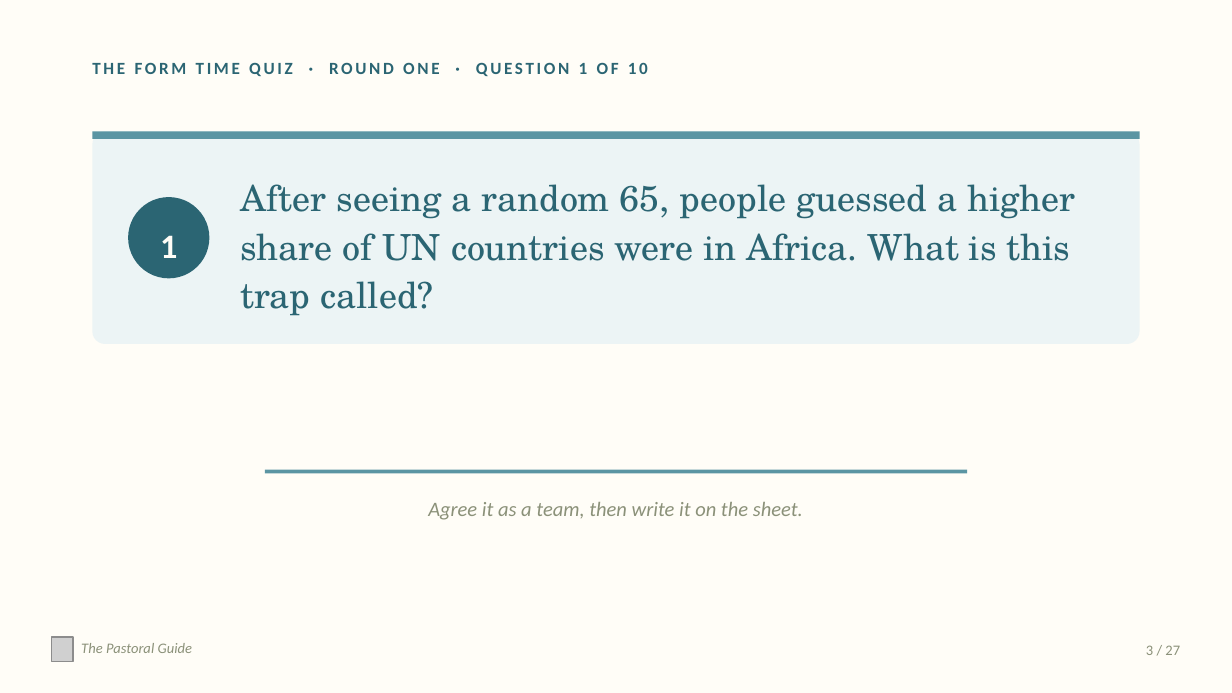
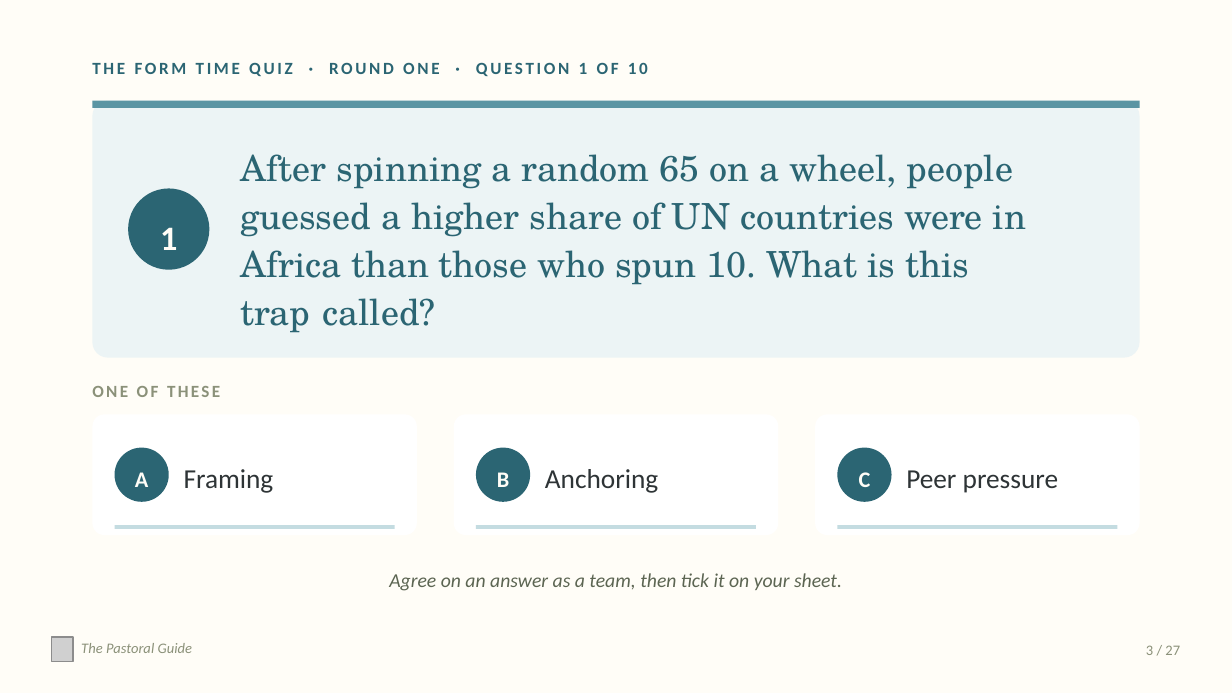
Before and after one commit to thepastoralguide/thepastoralguide.github.io, a slide deck: slide 3 of morning-registration-activities/form-time-quiz/downloads/Form_Time_Quiz_Volume_Two_Sixth_Form.pptx. Drawn at 1232x693 pixels with LibreOffice and Linux fonts; fonts in the diff are those of the drawing; grey boxes stand for pictures. Boxes give left, top, right and bottom in pixels: in the first picture for what was removed or moved away, otherwise in the second. Text is boxed around its words. In the diff, an @@ line names an element or a change of style, - is before the commit and + after.

Commit message:
Form Time Quiz Volume Three, reworded Volumes One and Two with blank answer sheets, general sign-up wording

```diff
--- a/morning-registration-activities/form-time-quiz/downloads/Form_Time_Quiz_Volume_Two_Sixth_Form.pptx
+++ b/morning-registration-activities/form-time-quiz/downloads/Form_Time_Quiz_Volume_Two_Sixth_Form.pptx
@@ rounded rectangle: place and size @@
-rounded rectangle at (92,132,1140,345)
+rounded rectangle at (92,101,1140,359)
@@ rectangle: place and size @@
-rectangle at (92,132,1140,139)
+rectangle at (92,101,1140,108)
@@ text at (240,154,1026,333): text changed @@
-After seeing a random 65, people guessed a higher share of UN countries were in Africa. What is this trap called?
+After spinning a random 65 on a wheel, people guessed a higher share of UN countries were in Africa than those who spun 10. What is this trap called?
@@ text "1": place and size @@
-text "1" at (160,235,177,258)
+text "1" at (160,227,177,250)
@@ ellipse: place and size @@
-ellipse at (128,197,209,278)
+ellipse at (128,188,209,270)
@@ text added at (92,386,220,397), 10 pt, text #8B9179, bold @@
+ONE OF THESE
@@ rounded rectangle added at (92,414,416,535), fill #FFFFFF @@
@@ rounded rectangle added at (453,414,777,535), fill #FFFFFF @@
@@ rounded rectangle added at (816,414,1140,535), fill #FFFFFF @@
@@ ellipse added at (115,447,169,501), fill #2B6573 @@
@@ ellipse added at (476,447,530,501), fill #2B6573 @@
@@ ellipse added at (838,447,892,501), fill #2B6573 @@
@@ text added at (135,472,148,487), 13 pt, text #FFFDF7, bold @@
+A
@@ text added at (184,469,274,493), 16 pt, text #2E3436 @@
+Framing
@@ rectangle removed at (265,469,967,473) @@
@@ text added at (497,472,509,487), 13 pt, text #FFFDF7, bold @@
+B
@@ text added at (545,469,658,493), 16 pt, text #2E3436 @@
+Anchoring
@@ text added at (859,472,871,487), 13 pt, text #FFFDF7, bold @@
+C
@@ text added at (906,470,1058,493), 16 pt, text #2E3436 @@
+Peer pressure
@@ rectangle added at (115,525,394,529), fill #C4DCE1 @@
@@ rectangle added at (476,525,755,529), fill #C4DCE1 @@
@@ rectangle added at (838,525,1117,529), fill #C4DCE1 @@
@@ text at (389,573,842,591): text changed; size 12 to 11.5 pt; text colour #8B9179 to #5C6552 @@
-Agree it as a team, then write it on the sheet.
+Agree on an answer as a team, then tick it on your sheet.
```
Also in this commit, not shown: 19 other slides changed, 24 other files.
